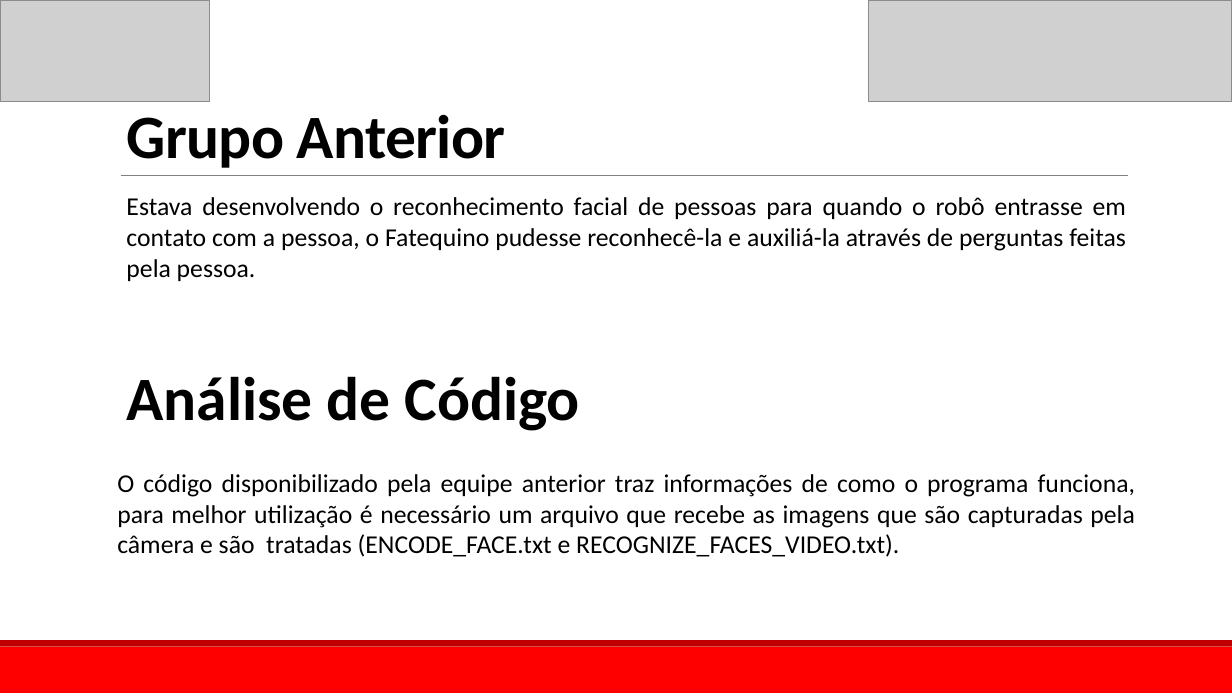
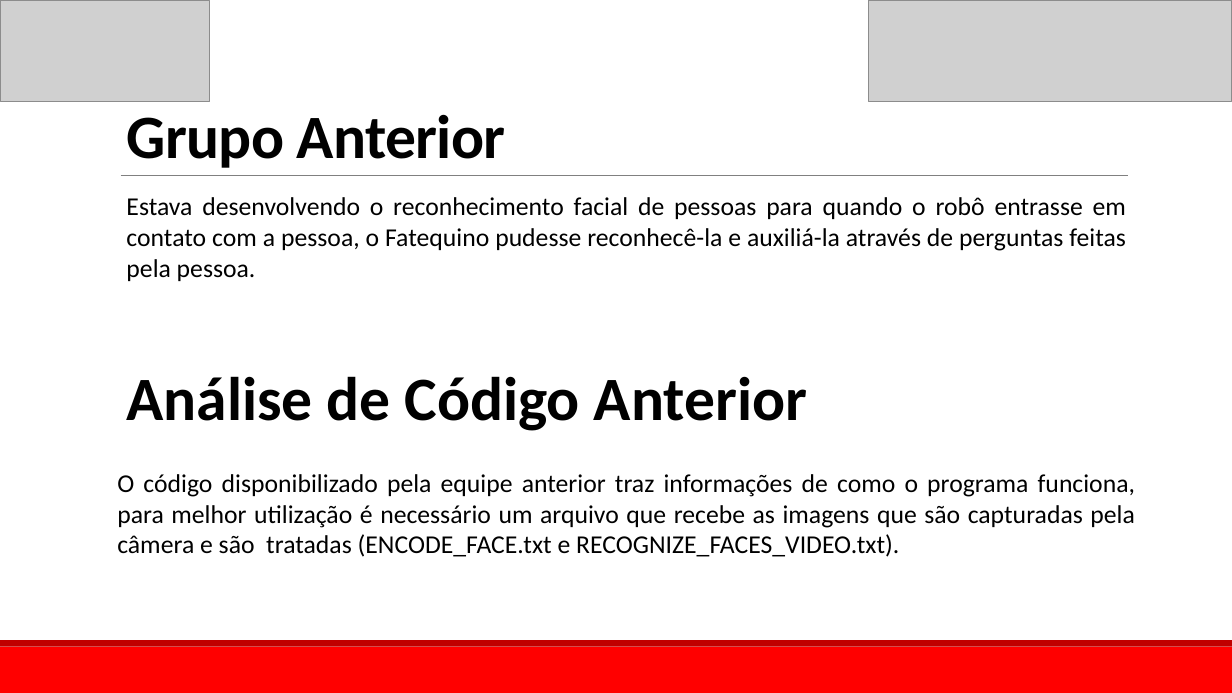
Before and after one commit to Fatequino/Fatequino, a slide deck: slide 3 of Visão/Documentação/Projeto_Fatequino_-_Visão.pptx. Drawn at 1232x693 pixels with LibreOffice and Linux fonts; fonts in the diff are those of the drawing; grey boxes stand for pictures. Boxes give left, top, right and bottom in pixels: in the first picture for what was removed or moved away, otherwise in the second. Text is boxed around its words. In the diff, an @@ line names an element or a change of style, - is before the commit and + after.

```diff
--- a/Visão/Documentação/Projeto_Fatequino_-_Visão.pptx
+++ b/Visão/Documentação/Projeto_Fatequino_-_Visão.pptx
@@ text at (x1=127, y1=376, x2=807, y2=431): text changed @@
-Análise de Código
+Análise de Código Anterior
```
Also in this commit, not shown: 4 other slides changed, 1 slide added, 5 other files.
